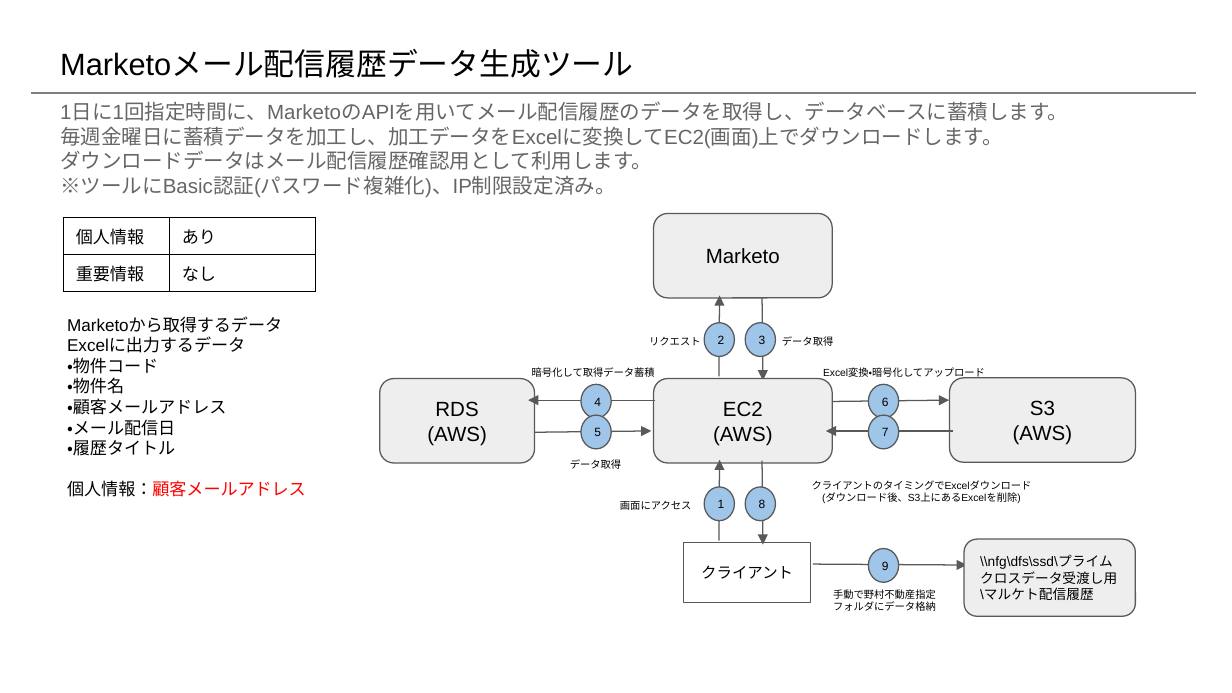
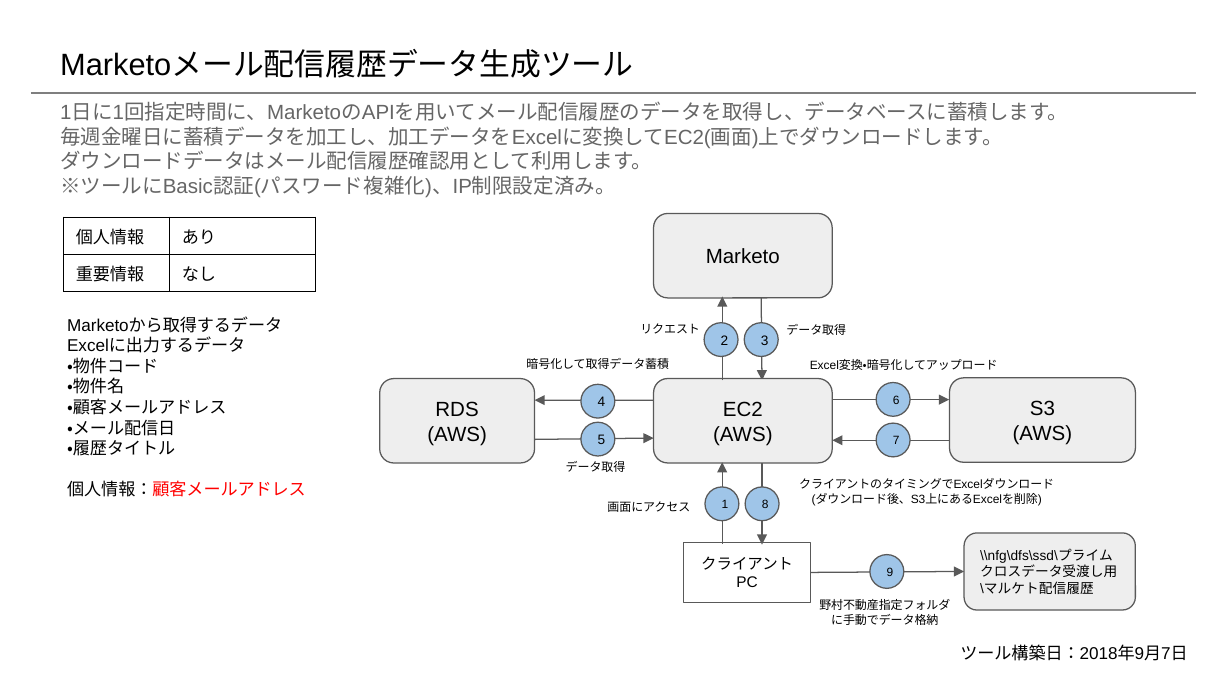
Before and after one commit to prime-x-co-ltd/px-overview, a slide deck: slide 8 of docs/自社開発システム構成図.pptx. Drawn at 1232x693 pixels with LibreOffice and Linux fonts; fonts in the diff are those of the drawing. Boxes give left, top, right and bottom in pixels: in the first picture for what was removed or moved away, otherwise in the second. Text is boxed around its words. In the diff, an @@ line names an element or a change of style, - is before the commit and + after.

```diff
--- a/docs/自社開発システム構成図.pptx
+++ b/docs/自社開発システム構成図.pptx
@@ arrow moved from (719, 377) - (719, 296) to (722, 381) - (722, 297) @@
@@ text "リクエスト": place and size @@
-text "リクエスト" at [649,337,700,346]
+text "リクエスト" at [640,323,700,334]
@@ text "データ取得": place and size @@
-text "データ取得" at [782,336,833,346]
+text "データ取得" at [786,324,846,335]
@@ text "暗号化して取得データ蓄積": place and size @@
-text "暗号化して取得データ蓄積" at [532,367,655,377]
+text "暗号化して取得データ蓄積" at [526,358,669,369]
@@ text "Excel変換・暗号化してアップロード": place and size @@
-text "Excel変換・暗号化してアップロード" at [823,368,985,378]
+text "Excel変換・暗号化してアップロード" at [810,359,998,370]
@@ ellipse "4": place and size @@
-ellipse "4" at [582,384,612,418]
+ellipse "4" at [582,384,616,418]
@@ ellipse "6": place and size @@
-ellipse "6" at [869,384,899,418]
+ellipse "6" at [876,382,910,415]
@@ arrow moved from (655, 400) - (529, 400) to (653, 400) - (535, 400) @@
@@ arrow moved from (535, 432) - (652, 431) to (535, 440) - (654, 439) @@
@@ size 7 to 8 pt; alignment left to centre in 4 elements at [744,323,779,356], [582,384,616,418], [705,323,739,356], [582,423,616,456] @@
@@ ellipse "5": place and size @@
-ellipse "5" at [582,415,612,448]
+ellipse "5" at [582,423,616,456]
@@ arrow moved from (954, 431) - (825, 431) to (949, 440) - (833, 440) @@
@@ alignment left to centre in 5 elements at [745,487,780,520], [705,487,739,520], [876,382,910,415], [870,554,904,588], [876,423,910,456] @@
@@ ellipse "7": place and size @@
-ellipse "7" at [869,415,899,448]
+ellipse "7" at [876,423,910,456]
@@ text "クライアントのタイミングでExcelダウンロード": place and size @@
-text "クライアントのタイミングでExcelダウンロード" at [812,480,1032,503]
+text "クライアントのタイミングでExcelダウンロード" at [799,478,1054,506]
@@ size 6 to 7 pt in 7 elements at [799,478,1054,506], [566,461,626,472], [810,359,998,370], [526,358,669,369], [786,324,846,335], [640,323,700,334], [607,501,690,512] @@
@@ text "画面にアクセス": place and size @@
-text "画面にアクセス" at [620,501,691,510]
+text "画面にアクセス" at [607,501,690,512]
@@ ellipse "8": place and size @@
-ellipse "8" at [745,487,776,520]
+ellipse "8" at [745,487,780,520]
@@ rounded rectangle "\\nfg\dfs\ssd\プライムクロスデータ受渡し用\マルケト配信履歴": place and size @@
-rounded rectangle "\\nfg\dfs\ssd\プライムクロスデータ受渡し用\マルケト配信履歴" at [965,540,1136,617]
+rounded rectangle "\\nfg\dfs\ssd\プライムクロスデータ受渡し用\マルケト配信履歴" at [965,533,1136,611]
@@ ellipse "9": place and size @@
-ellipse "9" at [869,548,899,582]
+ellipse "9" at [870,554,904,588]
@@ text in rectangle at [736,576,757,587]: paragraph added @@
+PC
@@ arrow moved from (813, 564) - (967, 565) to (811, 573) - (965, 572) @@
@@ text at [819,599,950,625]: text changed; size 6 to 7 pt @@
-手動で野村不動産指定フォルダにデータ格納
+野村不動産指定フォルダに手動でデータ格納
@@ text added at [960,644,1187,661], 10 pt, text #000000 @@
+ツール構築日：2018年9月7日
```
Also in this commit, not shown: 14 other slides changed, 1 other file.
